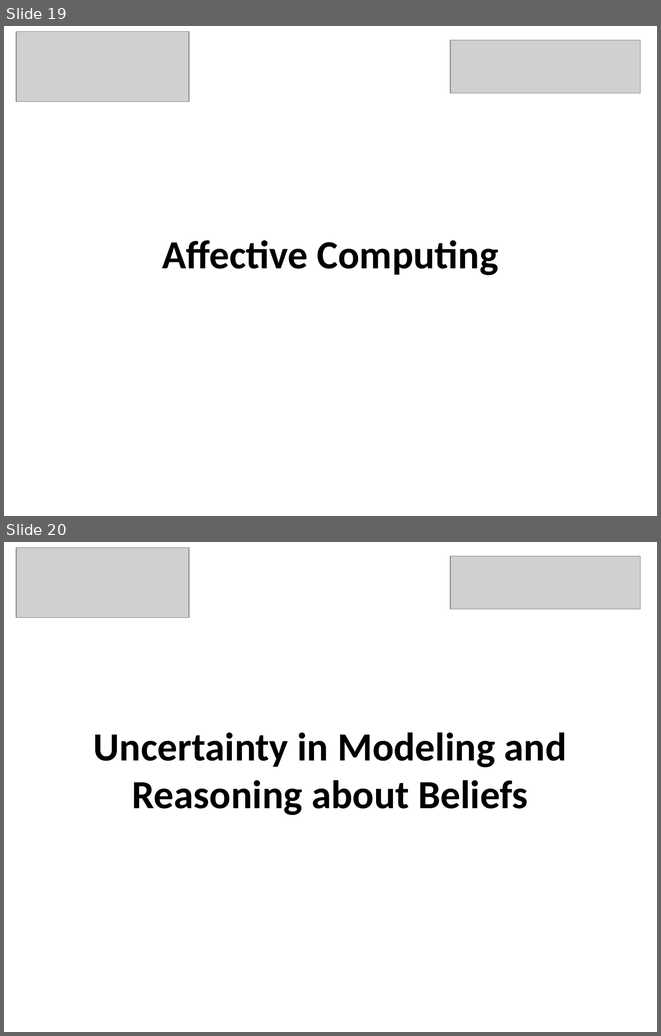
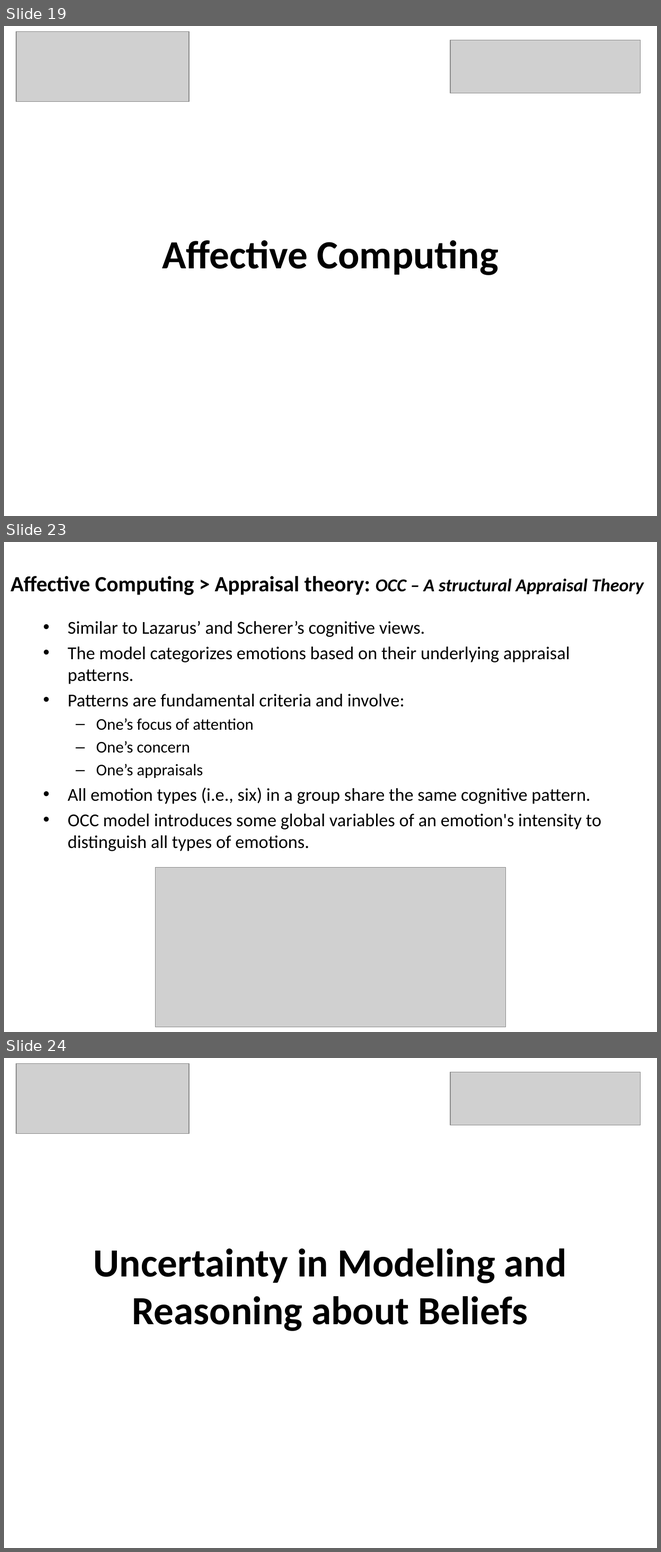
Before and after one commit to mshayganfar/CompExam1, a slide deck: presentation/PhD-comprehensive-exam.pptx. Shown one above the other, each under a label of ours: slides 19 and 20 before the commit, slides 19, 23 and 24 after it; the slides between them are not shown. The pictures are 661x1036 and 661x1552 pixels, drawn with LibreOffice and Linux fonts; fonts in the diff are those of the drawing; grey boxes stand for pictures. Boxes give left, top, right and bottom in pixels: in the first picture for what was removed or moved away, otherwise in the second. Text is boxed around its words. In the diff, an @@ line names an element or a change of style, - is before the commit and + after.

Commit message:
Appraisal theory
Finished appraisal theory.

```diff
--- a/presentation/PhD-comprehensive-exam.pptx
+++ b/presentation/PhD-comprehensive-exam.pptx
@@ slide 23 added at [4,542,657,1032], background #FFFFFF @@
@@ text added at [10,576,644,595], 24 pt, text #000000, bold @@
+Affective Computing > Appraisal theory: OCC – A structural Appraisal Theory
@@ text added at [68,621,601,851], 20 pt, text #000000 @@
+• Similar to Lazarus’ and Scherer’s cognitive views.
+• The model categorizes emotions based on their underlying appraisal patterns.
+• Patterns are fundamental criteria and involve:
+  – One’s focus of attention
+  – One’s concern
+  – One’s appraisals
+• All emotion types (i.e., six) in a group share the same cognitive pattern.
+• OCC model introduces some global variables of an emotion's intensity to distinguish all types of emotions.
@@ picture added at [156,867,505,1026] @@
@@ what was slide 20 is now slide 24 @@
```
Also in this commit, not shown: 1 slide changed, 3 other slides added.
